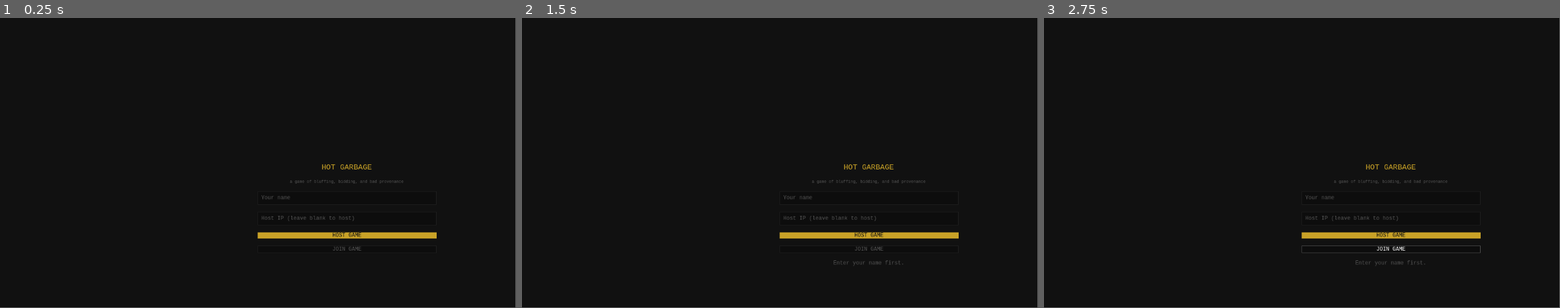
Above: before the commit, frames 1-3 (left to right).
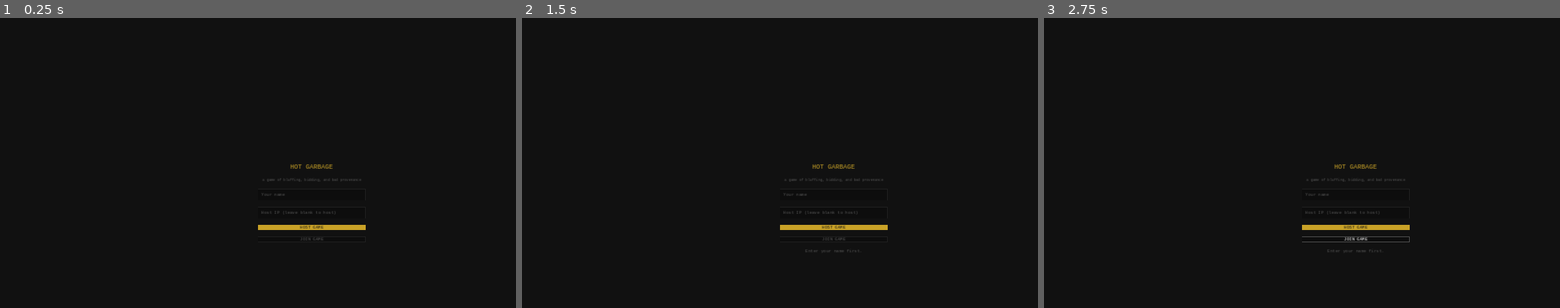
Above: after the commit, the same moments.

Repository: kevinBlum/hot-garbage
Game: Godot game, scene res://src/scenes/main_menu.tscn
The game is run twice, just before and just after one commit, with the same random seed, the same clock (stepped at 60 frames per second) and the same inputs.
Inputs:
- Up to frame 1 (0.25 s): no input
- Up to frame 2 (1.5 s): tap Enter at 0.5 s; click "HOST GAME" at 1.25 s
- Up to frame 3 (2.75 s): click "JOIN GAME" at 2 s
In our replay, the window is 799x449 before the commit and 800x450 after it. These sizes can differ from the game's own. Grey fills any space a smaller window leaves; there, only what the larger window draws over its background counts as a difference.

The runs differ from the first frame. In frame 1, 1.7% of the frame differs, in the area x 49-85%, y 50-81%; in frame 2, 1.7%; in frame 3, 2.0%, in the area x 49-85%, y 50-86%.

Commit message:
feat: 1920x1080 canvas, fullscreen, updated UITheme size constants
Co-Authored-By: Claude Sonnet 4.6 <noreply@anthropic.com>

Diff:
--- a/hot-garbage-godot/project.godot
+++ b/hot-garbage-godot/project.godot
@@ -15,6 +15,14 @@
 NetworkManager="*res://src/network/network_manager.gd"
 GameServer="*res://src/server/game_server.gd"
 
+[display]
+
+window/size/viewport_width=1920
+window/size/viewport_height=1080
+window/stretch/mode="canvas_items"
+window/stretch/scale_mode="fractional"
+window/size/mode=3
+
 [rendering]
 
 renderer/rendering_method="forward_plus"
--- a/hot-garbage-godot/src/scenes/ui_theme.gd
+++ b/hot-garbage-godot/src/scenes/ui_theme.gd
@@ -16,14 +16,14 @@
     "junk":        Color.html("8A8A8A"),
 }
 
-const FS_LABEL    := 9
-const FS_BODY     := 12
-const FS_ARTIFACT := 17
-const FS_VALUE    := 27
-const FS_TIMER    := 32
-const PAD         := 12
-const GAP         := 8
-const HUD_WIDTH   := 130
+const FS_LABEL    := 13
+const FS_BODY     := 16
+const FS_ARTIFACT := 24
+const FS_VALUE    := 40
+const FS_TIMER    := 48
+const PAD         := 20
+const GAP         := 12
+const HUD_WIDTH   := 200
 
 static var _mono: SystemFont
 
